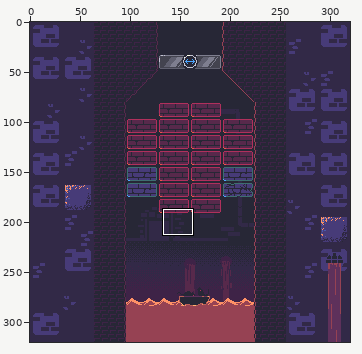
Pixel-art file -- assets/prototype{ss=32}.aseprite. Above, an overview of the earlier version with the close-up marked.
Close-up. The starting point:
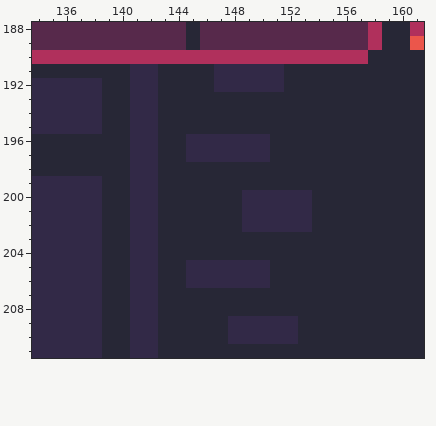
320x320 pixels, 1 frame. Colours within 5 levels of each other are drawn and written as one. Shown: x 134..161, y 188..211.
The same view after the edit:
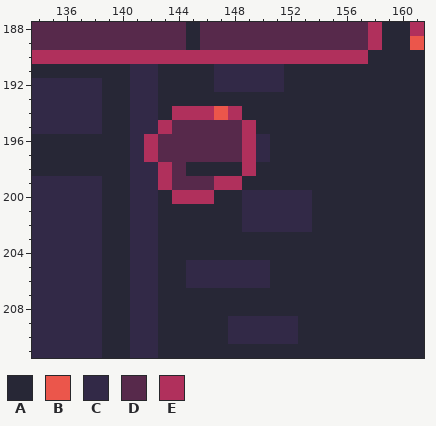
Palette (. is transparent): A #272736  B #eb564b  C #322947  D #57294b  E #b0305c
Message: RATZ-70 feat: bricks drop scraps RATZ-71 feat: paddle can collect scraps RATZ-78 feat: scraps UI indicator
Changes in this commit:
layer "scraps" added
Layer "scraps":
y 194: x 144..148 AAAAA -> EEEBE
y 195: x 143..149 AAAAAAA -> EDDDDDE
y 196..197: x 142..149 CAACCCCC -> EDDDDDDE
y 198: x 143..144 AA -> ED; x 149 A -> E
y 199: x 143..148 AAAAAA -> EDDDEE
y 200: x 144..146 AAA -> EEE
Where, in picture pixels (left, top, right, bottom), the same in both close-ups:
changed: (144, 106, 256, 204)
